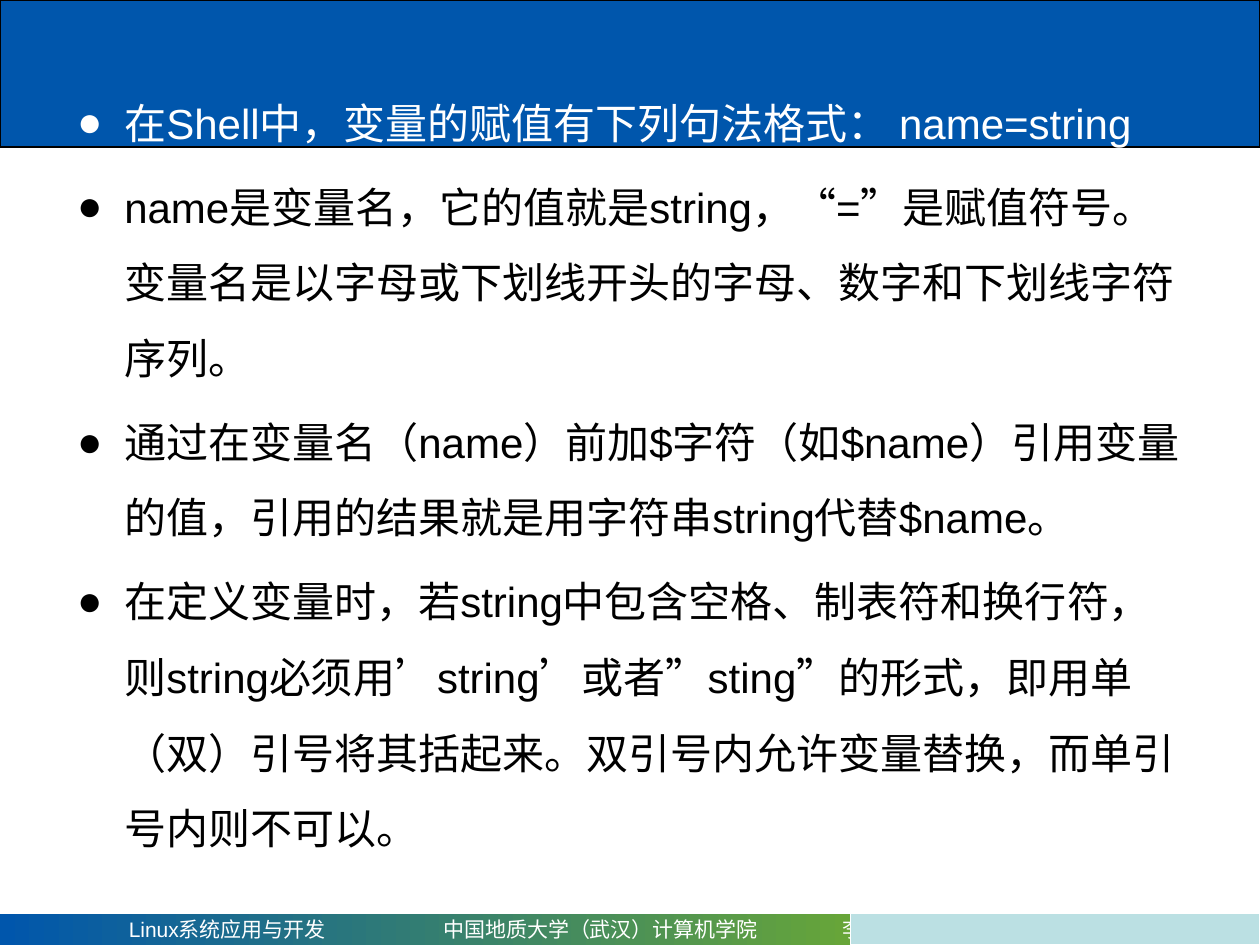
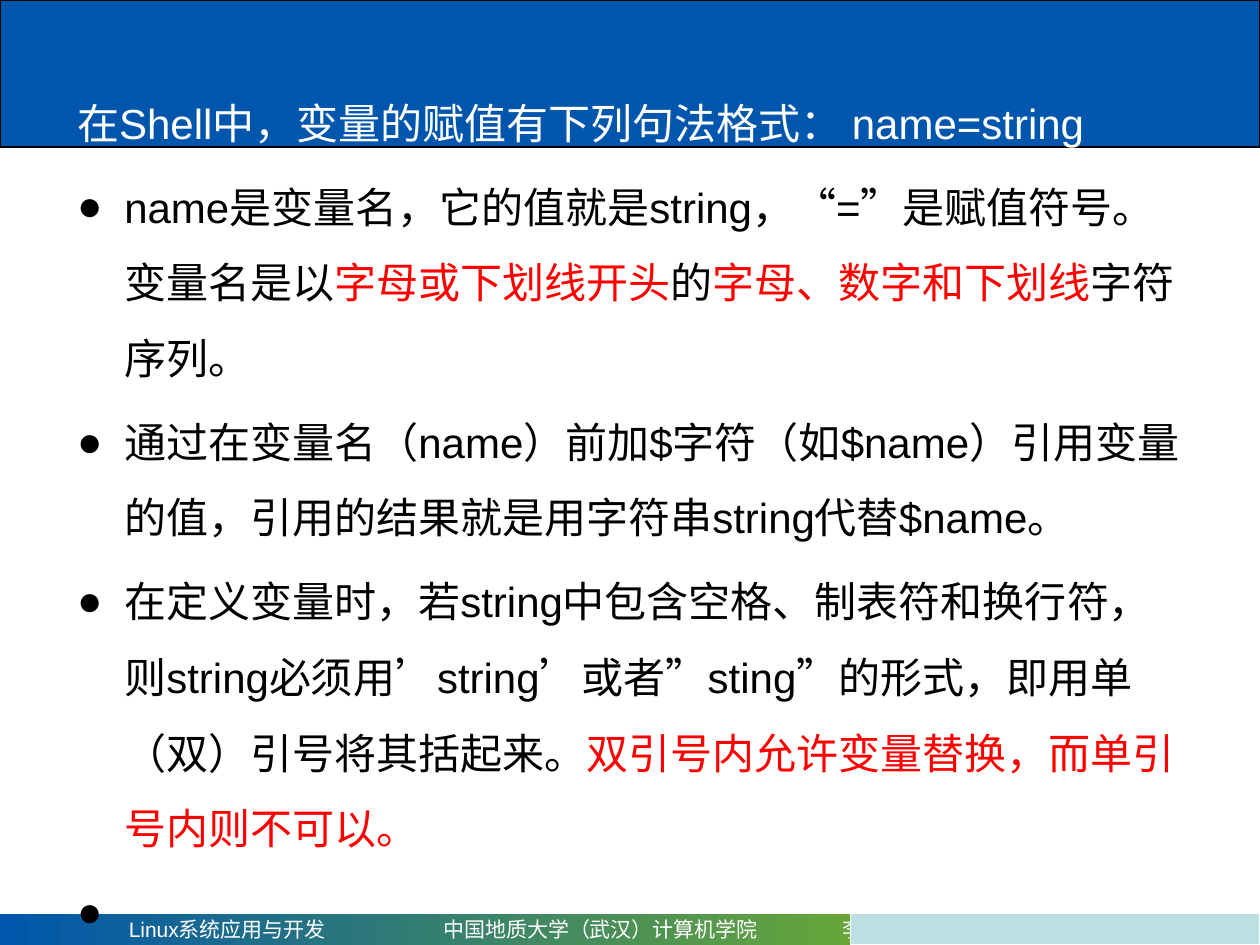
Before and after one commit to mxy493/CUGCS, a slide deck: slide 20 of 3-1大三上/Linux系统应用与开发（康晓军）/课件/第四章 shell编程.pptx (slide 17 before the commit). Drawn at 1260x945 pixels with LibreOffice and Linux fonts; fonts in the diff are those of the drawing. Boxes give left, top, right and bottom in pixels: in the first picture for what was removed or moved away, otherwise in the second. Text is boxed around its words. In the diff, an @@ line names an element or a change of style, - is before the commit and + after.

```diff
--- a/3-1大三上/Linux系统应用与开发（康晓军）/课件/第四章 shell编程.pptx
+++ b/3-1大三上/Linux系统应用与开发（康晓军）/课件/第四章 shell编程.pptx
@@ text at (x1=77, y1=103, x2=1174, y2=848): text colour #000000 to #FF0000 in "name是变量名，它的值就是string，“=”是赋值符号。变量名是以字母或下划线开头的字母、数字和下划线字符序列。", "在定义变量时，若string中包含空格、制表符和换行符，则string必须用’string’或者”sting”的形式，即 ..."; bullet ● to none @@
```
Also in this commit, not shown: 16 other slides changed, 22 slides added, 1 slide removed, 3 other files.
